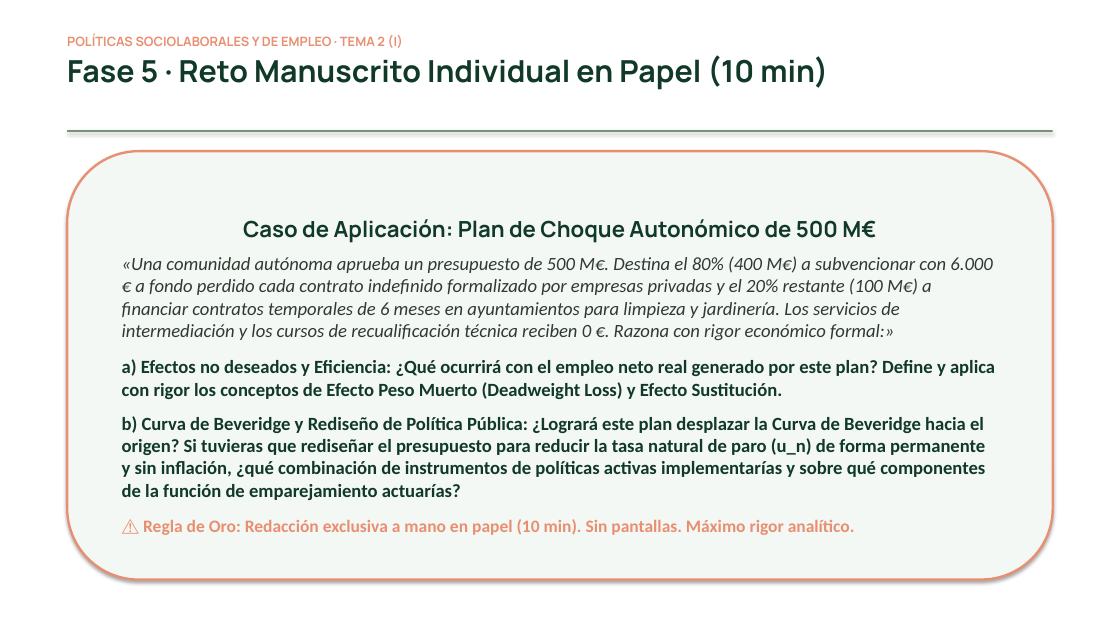
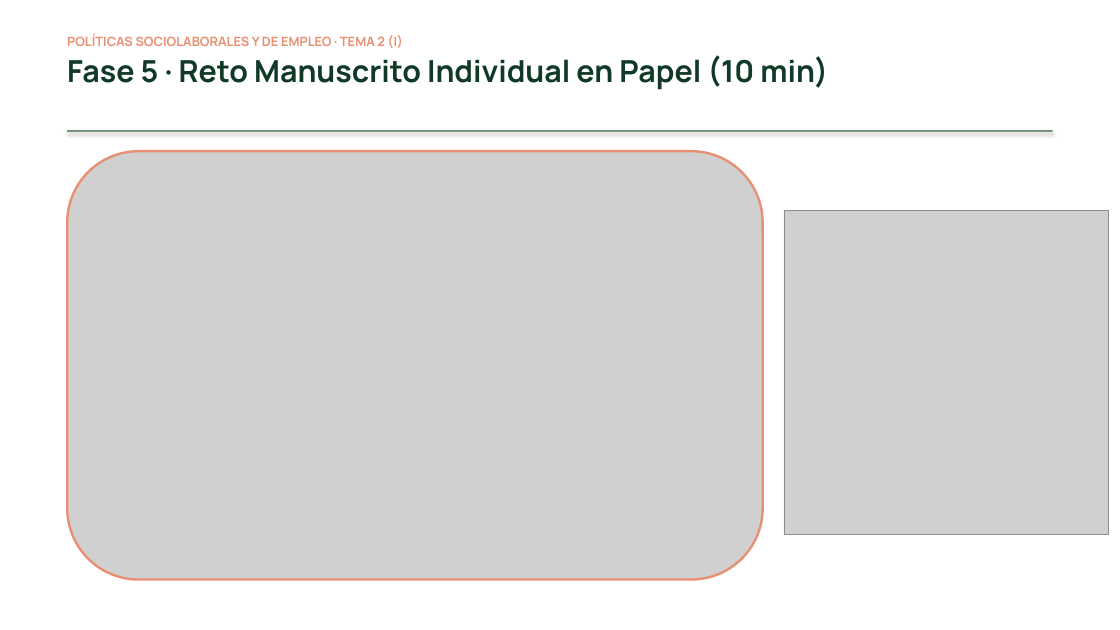
Before and after one commit to mhidper/PSSLL2627, a slide deck: slide 10 of Temas EB/Sesiones EB/Sesion 06/Sesion 06 - Politicas Activas de Empleo.pptx. Drawn at 1120x630 pixels with LibreOffice and Linux fonts; fonts in the diff are those of the drawing; grey boxes stand for pictures. Boxes give left, top, right and bottom in pixels: in the first picture for what was removed or moved away, otherwise in the second. Text is boxed around its words. In the diff, an @@ line names an element or a change of style, - is before the commit and + after.

```diff
--- a/Temas EB/Sesiones EB/Sesion 06/Sesion 06 - Politicas Activas de Empleo.pptx
+++ b/Temas EB/Sesiones EB/Sesion 06/Sesion 06 - Politicas Activas de Empleo.pptx
@@ rounded rectangle removed at box(67, 151, 1053, 580) @@
-Caso de Aplicación: Plan de Choque Autonómico de 500 M€
-«Una comunidad autónoma aprueba un presupuesto de 500 M€. Destina el 80% (400 M€) a subvencionar con 6.000 € a fondo perdido cada contrato indefinido formalizado por empresas privadas y el 20% restante (100 M€) a financiar contratos temporales de 6 meses en ayuntamientos para limpieza y jardinería. Los servicios de intermediación y los cursos de recualificación técnica reciben 0 €. Razona con rigor económico formal:»
-a) Efectos no deseados y Eficiencia: ¿Qué ocurrirá con el empleo neto real generado por este plan? Define y aplica con rigor los conceptos de Efecto Peso Muerto (Deadweight Loss) y Efecto Sustitución.
-b) Curva de Beveridge y Rediseño de Política Pública: ¿Logrará este plan desplazar la Curva de Beveridge hacia el origen? Si tuvieras que rediseñar el presupuesto para reducir la tasa natural de paro (u_n) de forma permanente y sin inflación, ¿qué combinación de instrumentos de políticas activas implementarías y sobre qué componentes de la función de emparejamiento actuarías?
-⚠️ Regla de Oro: Redacción exclusiva a mano en papel (10 min). Sin pantallas. Máximo rigor analítico.
@@ picture added at box(67, 151, 763, 580) @@
@@ picture added at box(784, 210, 1108, 534) @@
```
Also in this commit, not shown: 4 other slides changed, 1 slide removed, 5 other files.
